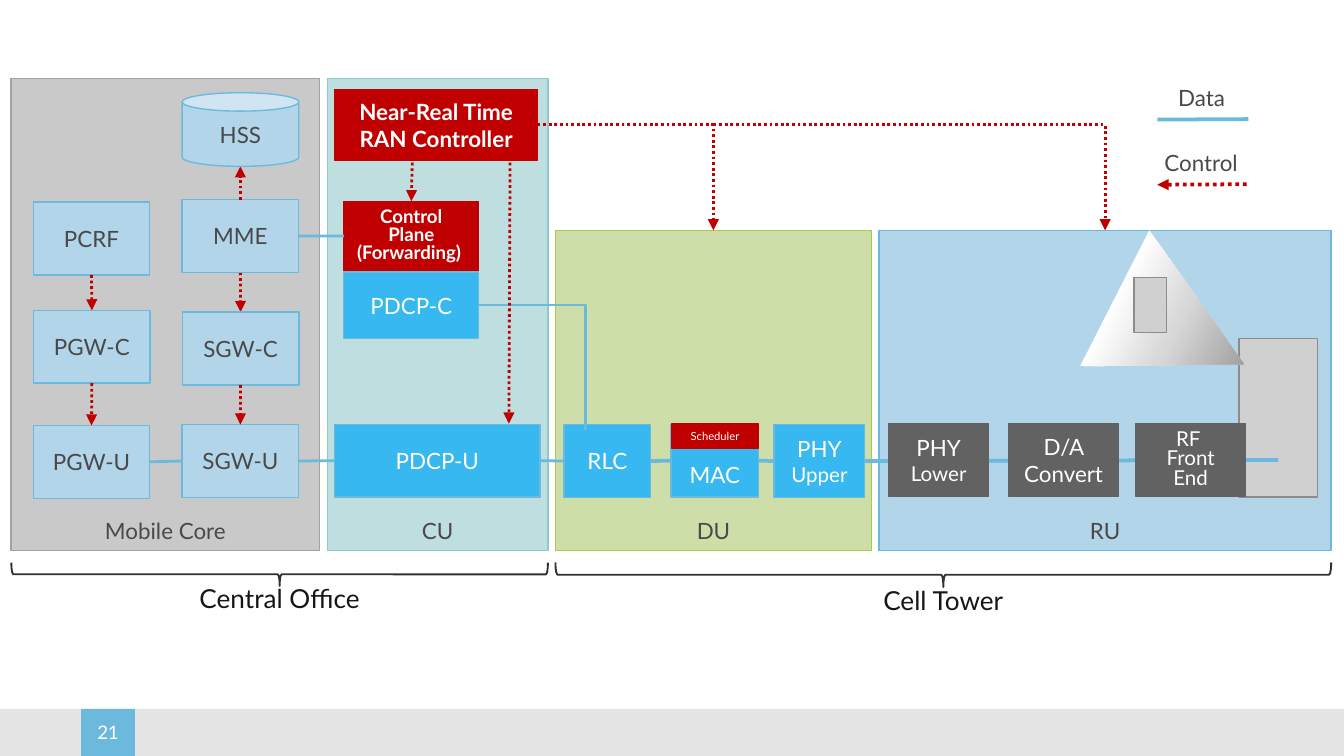
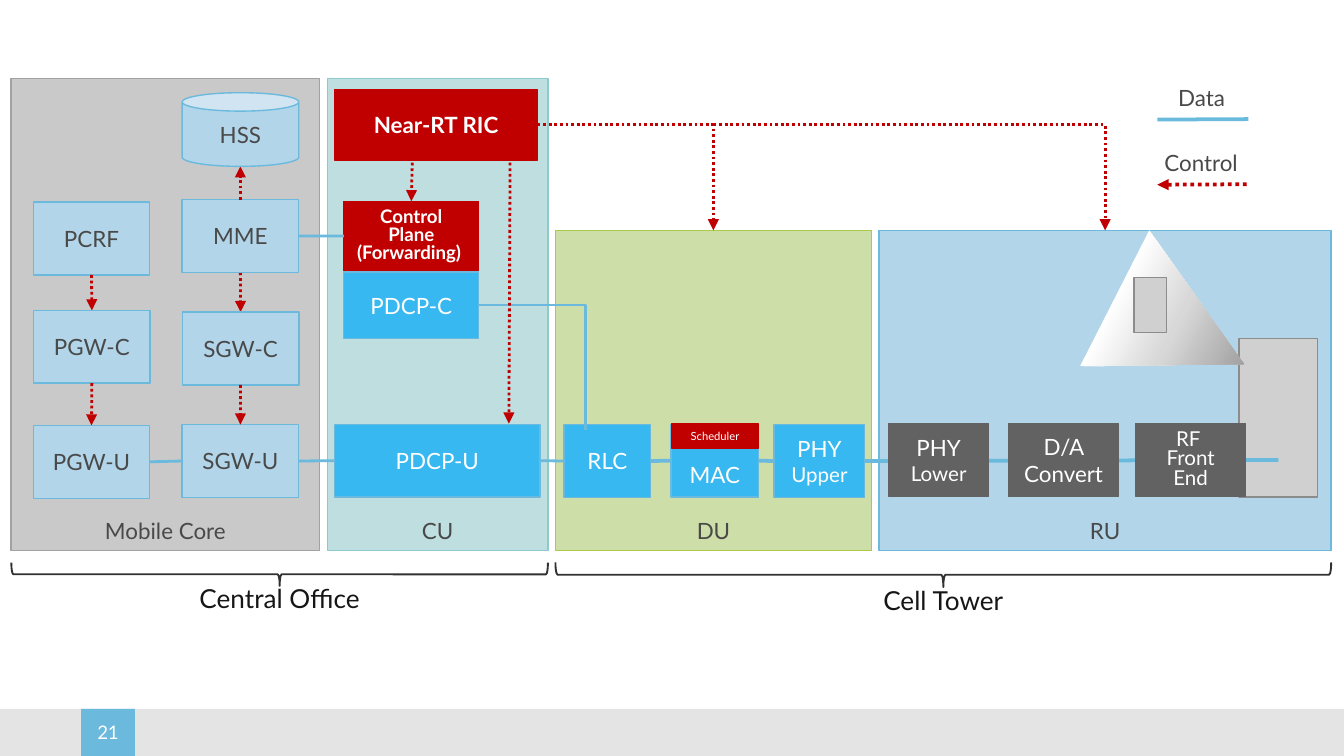
Before and after one commit to SystemsApproach/5G, a slide deck: slide 21 of figures.pptx. Drawn at 1344x756 pixels with LibreOffice and Linux fonts; fonts in the diff are those of the drawing; grey boxes stand for pictures; background and template pictures are left out. Boxes give left, top, right and bottom in pixels: in the first picture for what was removed or moved away, otherwise in the second. Text is boxed around its words. In the diff, an @@ line names an element or a change of style, - is before the commit and + after.

```diff
--- a/figures.pptx
+++ b/figures.pptx
@@ text in rectangle at box(374, 116, 499, 133): text changed @@
-Near-Real Time RAN Controller
+Near-RT RIC
```
Also in this commit, not shown: 7 other slides changed, 1 slide added, 9 other files.
